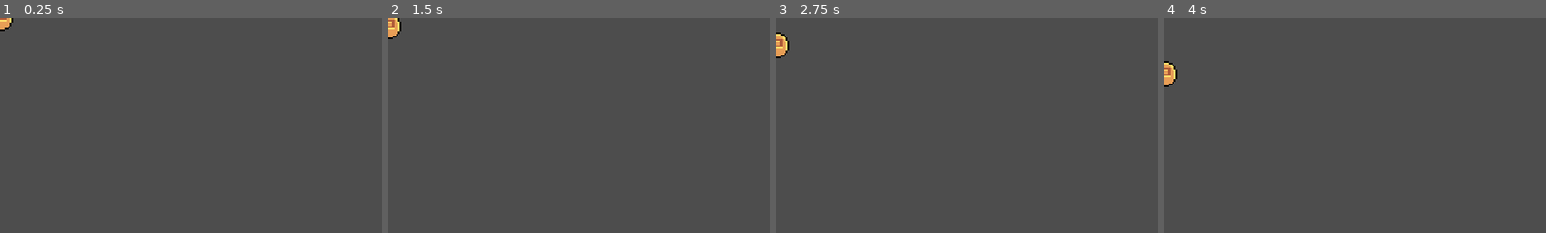
Above: before the commit, frames 1-4 (left to right).
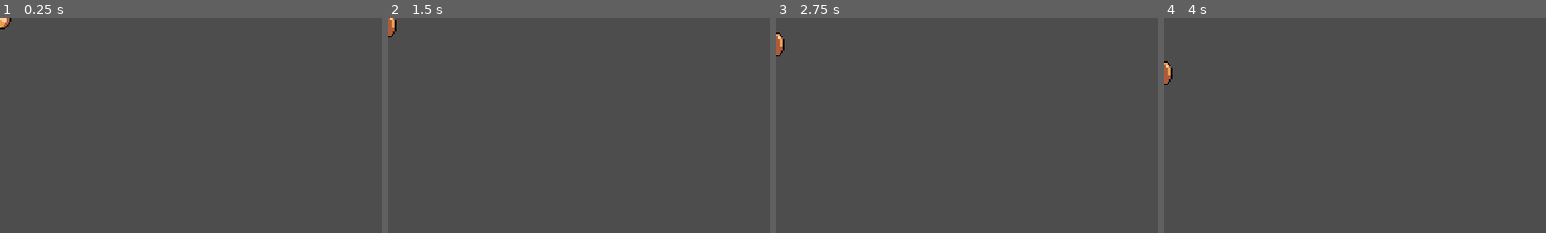
Above: after the commit, the same moments.

Repository: lospec/lospequarium
Game: Godot game, scene res://coin.tscn
The game is run twice, just before and just after one commit, with the same random seed, the same clock (stepped at 60 frames per second) and the same inputs. This scene is started directly instead of the project's main scene.
Inputs (mouse positions are % of the whole screen's width and height, from its top left):
- Up to frame 1 (0.25 s): no input
- Up to frame 2 (1.5 s): move the mouse to (72, 45) at 0.52 s; click (72, 45) at 0.67 s; move the mouse to (30, 55) at 1.27 s; click (30, 55) at 1.42 s
- Up to frame 3 (2.75 s): move the mouse to (60, 28) at 2.02 s; click (60, 28) at 2.17 s
- Up to frame 4 (4 s): move the mouse to (45, 70) at 2.77 s; click (45, 70) at 2.92 s; move the mouse to (80, 65) at 3.52 s; click (80, 65) at 3.67 s
The pictures show only the part of the screen within x 0-50%, y 0-50%; the shares and areas given below are measured in that part.

The runs differ from the first frame. In frame 1, 0.1% of the frame differs, in the area x 0-4%, y 0-7%; in frame 2, 0.3%; in frame 3, 0.3%, in the area x 0-4%, y 6-19%; in frame 4, 0.3%.

Commit message:
new coin graphics

Diff:
--- a/coin.tscn
+++ b/coin.tscn
@@ -1,10 +1,60 @@
-[gd_scene load_steps=4 format=3 uid="uid://bkce7bexplq85"]
+[gd_scene load_steps=11 format=3 uid="uid://bkce7bexplq85"]
 
 [ext_resource type="Script" path="res://coin.gd" id="1_vac1i"]
-[ext_resource type="Texture2D" uid="uid://do7kwnsims382" path="res://art/ui/pikzels.png" id="2_1gdfn"]
+[ext_resource type="Texture2D" uid="uid://b2ej78p3u1sxr" path="res://art/ui/coin-drop.png" id="2_h488a"]
+
+[sub_resource type="AtlasTexture" id="AtlasTexture_uaiyv"]
+atlas = ExtResource("2_h488a")
+region = Rect2(0, 0, 18, 18)
+
+[sub_resource type="AtlasTexture" id="AtlasTexture_ddsvs"]
+atlas = ExtResource("2_h488a")
+region = Rect2(18, 0, 18, 18)
+
+[sub_resource type="AtlasTexture" id="AtlasTexture_uv6yw"]
+atlas = ExtResource("2_h488a")
+region = Rect2(36, 0, 18, 18)
+
+[sub_resource type="AtlasTexture" id="AtlasTexture_oeepc"]
+atlas = ExtResource("2_h488a")
+region = Rect2(54, 0, 18, 18)
+
+[sub_resource type="AtlasTexture" id="AtlasTexture_6oxqv"]
+atlas = ExtResource("2_h488a")
+region = Rect2(72, 0, 18, 18)
+
+[sub_resource type="AtlasTexture" id="AtlasTexture_2qggw"]
+atlas = ExtResource("2_h488a")
+region = Rect2(90, 0, 18, 18)
+
+[sub_resource type="SpriteFrames" id="SpriteFrames_v6c7u"]
+animations = [{
+"frames": [{
+"duration": 1.0,
+"texture": SubResource("AtlasTexture_uaiyv")
+}, {
+"duration": 1.0,
+"texture": SubResource("AtlasTexture_ddsvs")
+}, {
+"duration": 1.0,
+"texture": SubResource("AtlasTexture_uv6yw")
+}, {
+"duration": 1.0,
+"texture": SubResource("AtlasTexture_oeepc")
+}, {
+"duration": 1.0,
+"texture": SubResource("AtlasTexture_6oxqv")
+}, {
+"duration": 1.0,
+"texture": SubResource("AtlasTexture_2qggw")
+}],
+"loop": true,
+"name": &"default",
+"speed": 5.0
+}]
 
 [sub_resource type="CircleShape2D" id="CircleShape2D_y7qrg"]
-radius = 8.0
+radius = 10.0499
 
 [node name="Coin" type="RigidBody2D"]
 collision_layer = 0
@@ -12,8 +62,10 @@
 lock_rotation = true
 script = ExtResource("1_vac1i")
 
-[node name="Sprite2D" type="Sprite2D" parent="."]
-texture = ExtResource("2_1gdfn")
+[node name="Sprite2D" type="AnimatedSprite2D" parent="."]
+sprite_frames = SubResource("SpriteFrames_v6c7u")
+autoplay = "default"
+frame_progress = 0.73969
 
 [node name="CollisionShape2D" type="CollisionShape2D" parent="."]
 shape = SubResource("CircleShape2D_y7qrg")
Binary file added: art/ui/coin-drop.png
Not shown, added: art/ui/coin-drop.png.import
Binary file added: art/ui/coin.png
Not shown, added: art/ui/coin.png.import
